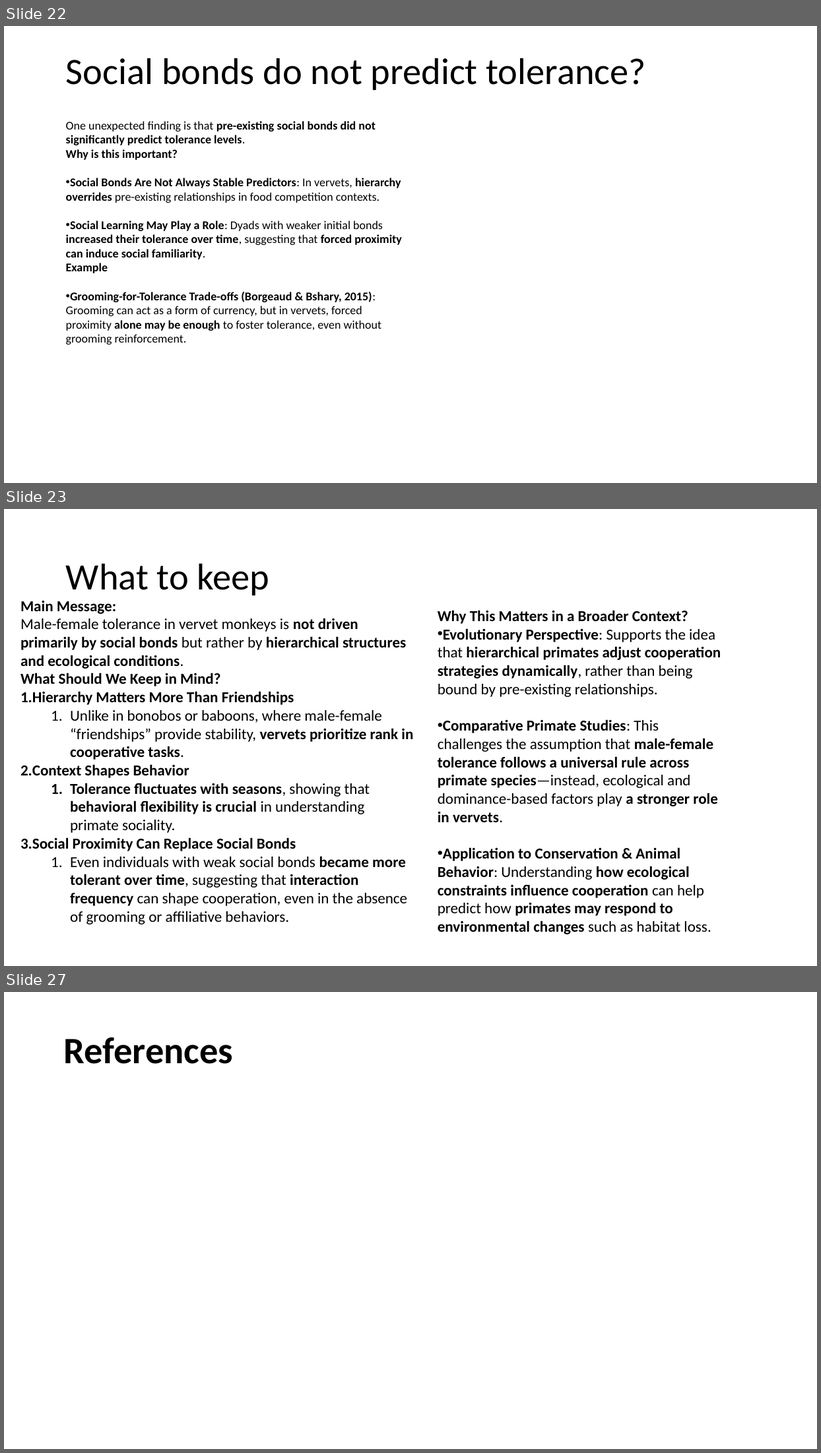
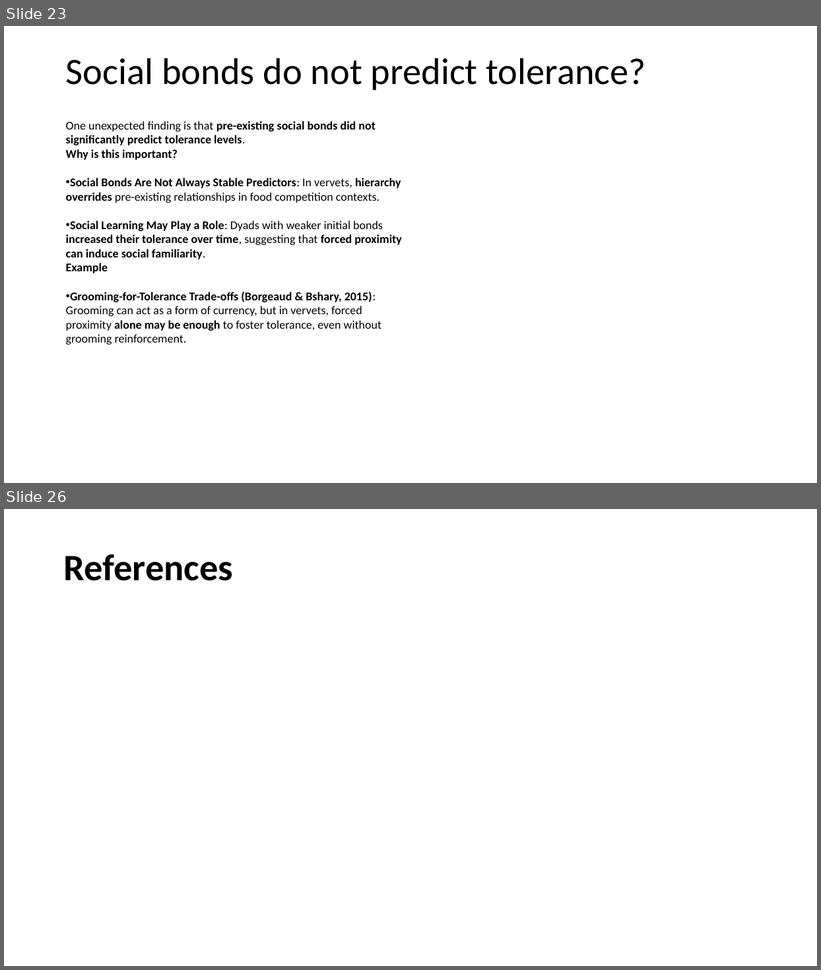
Before and after one commit to Makipurple3/IVPToleranceBex2223, a slide deck: M.AungKyaw_MaleFemaleToleranceInWildVervetMonkeys_Thesis.pptx. Shown one above the other, each under a label of ours: slides 22, 23 and 27 before the commit, slides 23 and 26 after it; the slides between them are not shown. The pictures are 821x1453 and 821x970 pixels, drawn with LibreOffice and Linux fonts; fonts in the diff are those of the drawing. Boxes give left, top, right and bottom in pixels: in the first picture for what was removed or moved away, otherwise in the second. Text is boxed around its words. In the diff, an @@ line names an element or a change of style, - is before the commit and + after.

```diff
--- a/M.AungKyaw_MaleFemaleToleranceInWildVervetMonkeys_Thesis.pptx
+++ b/M.AungKyaw_MaleFemaleToleranceInWildVervetMonkeys_Thesis.pptx
@@ slide 23 removed at [4,509,817,966], background #FFFFFF @@
@@ title removed at [66,563,270,595] @@
-What to keep
@@ text removed at [20,601,413,925] @@
-Main Message:
-Male-female tolerance in vervet monkeys is not driven primarily by social bonds but rather by hierarchical structures and ecological conditions.
-What Should We Keep in Mind?
-1. Hierarchy Matters More Than Friendships
-  1. Unlike in bonobos or baboons, where male-female “friendships” provide stability, vervets prioritize rank in cooperative tasks.
-2. Context Shapes Behavior
-  1. Tolerance fluctuates with seasons, showing that behavioral flexibility is crucial in understanding primate sociality.
-3. Social Proximity Can Replace Social Bonds
-  1. Even individuals with weak social bonds became more tolerant over time, suggesting that interaction frequency can shape cooperation, even in the absence of grooming or affiliative behaviors.
@@ text removed at [438,610,721,935] @@
-Why This Matters in a Broader Context?
-• Evolutionary Perspective: Supports the idea that hierarchical primates adjust cooperation strategies dynamically, rather than being bound by pre-existing relationships.
-• Comparative Primate Studies: This challenges the assumption that male-female tolerance follows a universal rule across primate species—instead, ecological and dominance-based factors play a stronger role in vervets.
-• Application to Conservation & Animal Behavior: Understanding how ecological constraints influence cooperation can help predict how primates may respond to environmental changes such as habitat loss.
@@ what was slide 22 is now slide 23 @@
@@ what was slide 27 is now slide 26 @@
```
Also in this commit, not shown: 8 slides changed, 14 slides added, 14 other slides removed, 1 other file.
